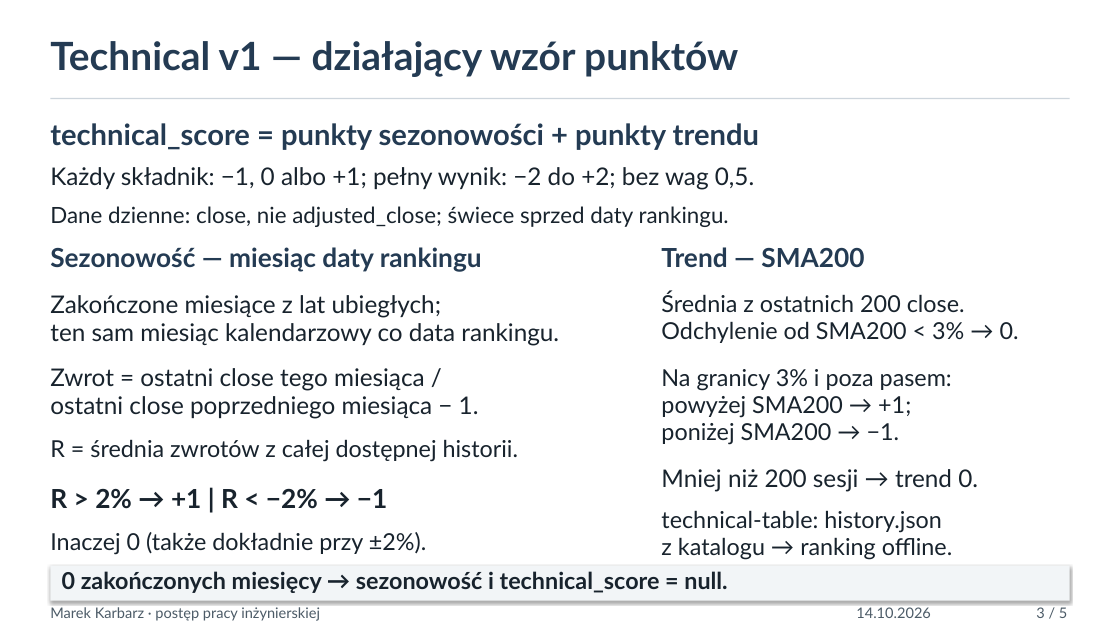
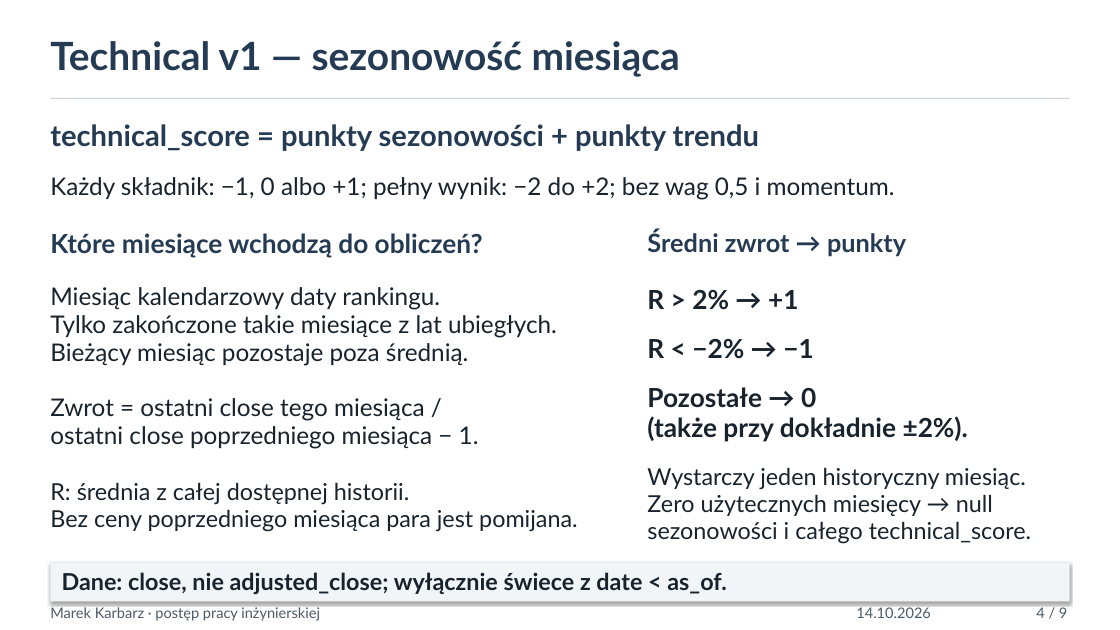
Before and after one commit to Xlerq/rankr, a slide deck: slide 4 of thesis/prezentacja_postep.pptx (slide 3 before the commit). Drawn at 1120x630 pixels with LibreOffice and Linux fonts; fonts in the diff are those of the drawing. Boxes give left, top, right and bottom in pixels: in the first picture for what was removed or moved away, otherwise in the second. Text is boxed around its words. In the diff, an @@ line names an element or a change of style, - is before the commit and + after.

```diff
--- a/thesis/prezentacja_postep.pptx
+++ b/thesis/prezentacja_postep.pptx
@@ text at box(50, 41, 680, 77): text changed @@
-Technical v1 — działający wzór punktów
+Technical v1 — sezonowość miesiąca
@@ text at box(50, 177, 895, 200): text changed @@
-Każdy składnik: −1, 0 albo +1; pełny wynik: −2 do +2; bez wag 0,5.
+Każdy składnik: −1, 0 albo +1; pełny wynik: −2 do +2; bez wag 0,5 i momentum.
@@ text removed at box(50, 206, 729, 227) @@
-Dane dzienne: close, nie adjusted_close; świece sprzed daty rankingu.
@@ text added at box(50, 233, 483, 258), 27 pt, text #243B53, bold @@
+Które miesiące wchodzą do obliczeń?
@@ text added at box(647, 230, 906, 256), 26 pt, text #243B53, bold @@
+Średni zwrot → punkty
@@ text removed at box(661, 247, 864, 267) @@
-Trend — SMA200
@@ text at box(50, 287, 557, 366): text changed; size 27 to 25 pt; text colour #243B53 to #18232D; bold off @@
-Sezonowość — miesiąc daty rankingu
+Miesiąc kalendarzowy daty rankingu.
+Tylko zakończone takie miesiące z lat ubiegłych.
+Bieżący miesiąc pozostaje poza średnią.
@@ text removed at box(50, 295, 559, 346) @@
-Zakończone miesiące z lat ubiegłych;
-ten sam miesiąc kalendarzowy co data rankingu.
@@ text at box(647, 290, 798, 310): text changed @@
-R > 2% → +1 | R < −2% → −1
+R > 2% → +1
@@ text removed at box(661, 291, 1019, 343) @@
-Średnia z ostatnich 200 close.
-Odchylenie od SMA200 < 3% → 0.
@@ text at box(647, 339, 813, 359): text changed; size 24 to 27 pt; bold on @@
-Inaczej 0 (także dokładnie przy ±2%).
+R < −2% → −1
@@ text added at box(647, 387, 968, 442), 27 pt, text #18232D, bold @@
+Pozostałe → 0
+(także przy dokładnie ±2%).
@@ text removed at box(661, 369, 952, 445) @@
-Na granicy 3% i poza pasem:
-powyżej SMA200 → +1;
-poniżej SMA200 → −1.
@@ text "Zwrot = ostatni close tego ...": place and size @@
-text "Zwrot = ostatni close tego ..." at box(50, 368, 479, 419)
+text "Zwrot = ostatni close tego ..." at box(50, 398, 479, 449)
@@ text added at box(647, 467, 1031, 544), 24 pt, text #18232D @@
+Wystarczy jeden historyczny miesiąc.
+Zero użytecznych miesięcy → null
+sezonowości i całego technical_score.
@@ text removed at box(661, 469, 978, 492) @@
-Mniej niż 200 sesji → trend 0.
@@ text at box(50, 482, 577, 532): text changed @@
-R = średnia zwrotów z całej dostępnej historii.
+R: średnia z całej dostępnej historii.
+Bez ceny poprzedniego miesiąca para jest pomijana.
@@ text removed at box(661, 510, 953, 560) @@
-technical-table: history.json
-z katalogu → ranking offline.
@@ text at box(62, 572, 726, 594): text changed @@
-0 zakończonych miesięcy → sezonowość i technical_score = null.
+Dane: close, nie adjusted_close; wyłącznie świece z date < as_of.
@@ text at box(1036, 605, 1067, 618): text changed @@
-3 / 5
+4 / 9
```
Also in this commit, not shown: 3 other slides changed, 5 slides added, 1 slide removed, 3 other files.
